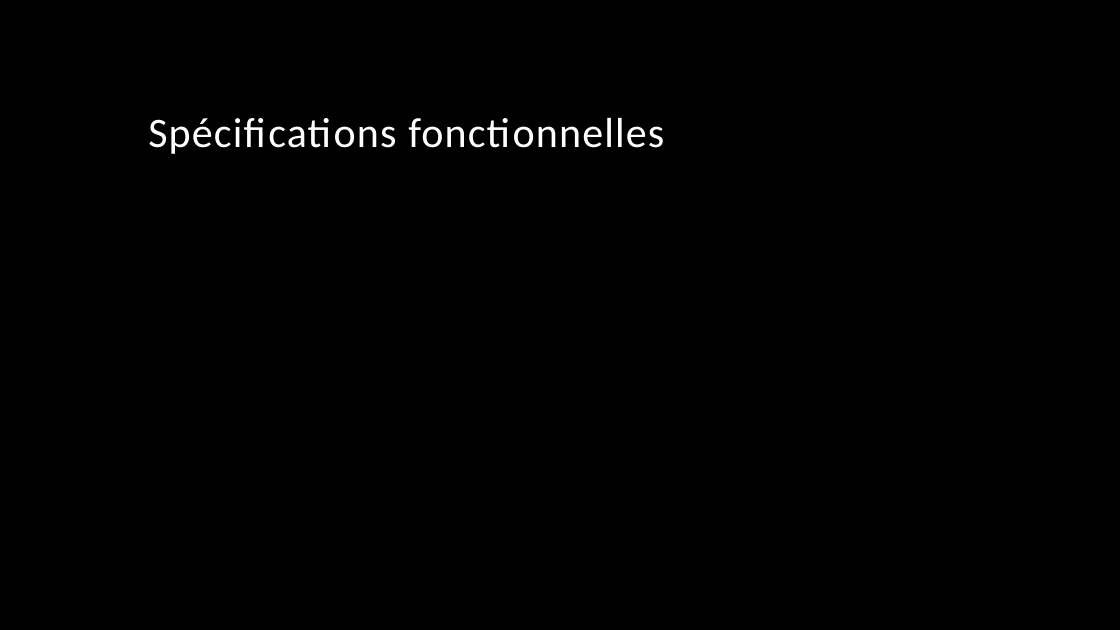
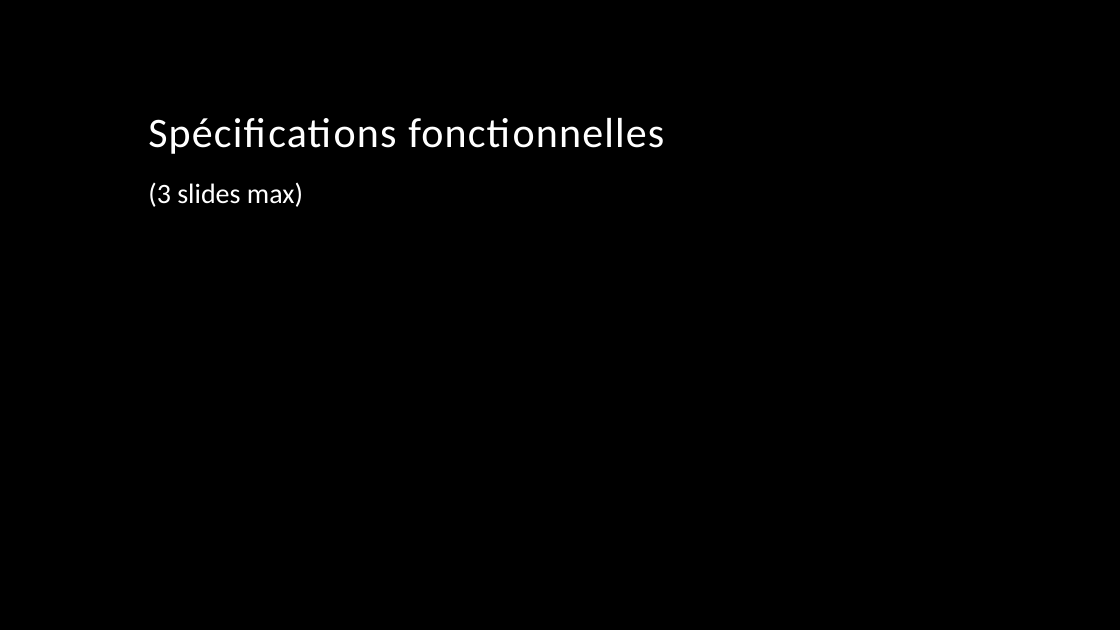
Before and after one commit to Kzenn/ECEbay, a slide deck: slide 8 of Projet Web dynamique.pptx. Drawn at 1120x630 pixels with LibreOffice and Linux fonts; fonts in the diff are those of the drawing; background and template pictures are left out. Boxes give left, top, right and bottom in pixels: in the first picture for what was removed or moved away, otherwise in the second. Text is boxed around its words. In the diff, an @@ line names an element or a change of style, - is before the commit and + after.

```diff
--- a/Projet Web dynamique.pptx
+++ b/Projet Web dynamique.pptx
@@ text added at (x1=148, y1=182, x2=303, y2=207), 24 pt, text #FFFFFF @@
+(3 slides max)
```
Also in this commit, not shown: 4 other slides changed, 3 slides added, 2 slides removed.
